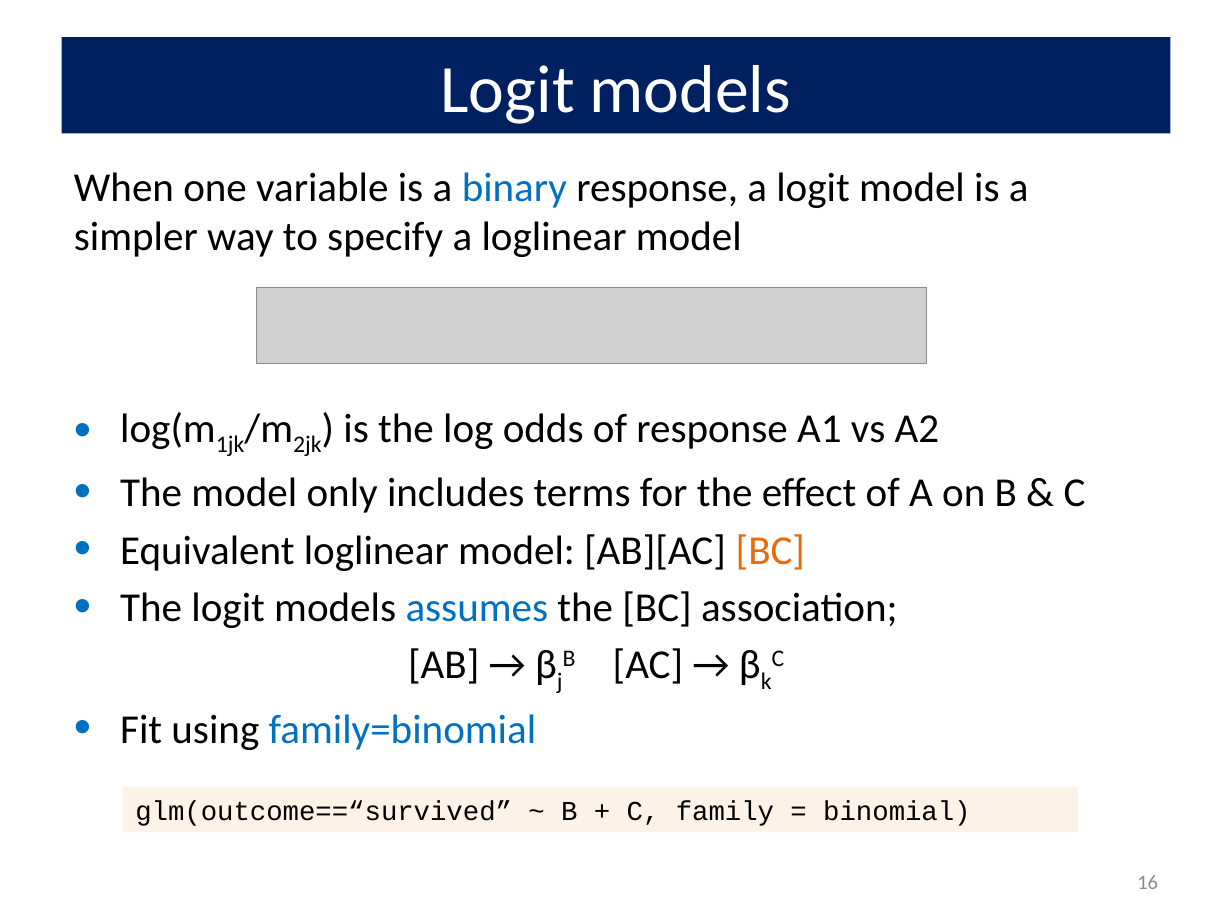
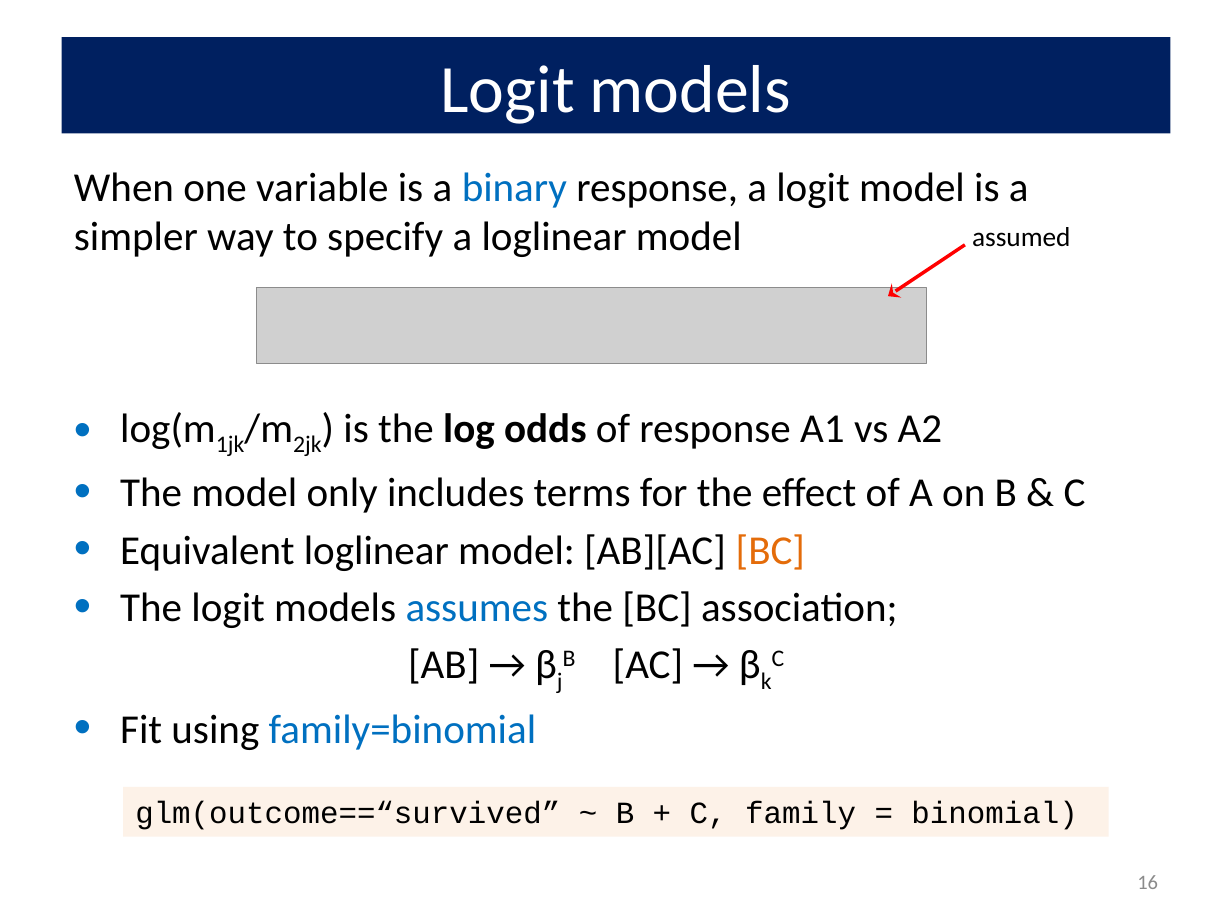
Before and after one commit to friendly/psy6136, a slide deck: slide 16 of docs/lectures/04-Loglin.pptx. Drawn at 1232x924 pixels with LibreOffice and Linux fonts; fonts in the diff are those of the drawing; grey boxes stand for pictures. Boxes give left, top, right and bottom in pixels: in the first picture for what was removed or moved away, otherwise in the second. Text is boxed around its words. In the diff, an @@ line names an element or a change of style, - is before the commit and + after.

```diff
--- a/docs/lectures/04-Loglin.pptx
+++ b/docs/lectures/04-Loglin.pptx
@@ text added at [972, 227, 1070, 247], 16 pt, text #000000 @@
+assumed
@@ arrow added from (965, 245) to (888, 296), #FF0000 2 pt @@
@@ text at [120, 412, 943, 449]: bold on in "log odds" @@
@@ rectangle "glm(outcome==“survived” ~ B + C, ...": place and size @@
-rectangle "glm(outcome==“survived” ~ B + C, ..." at [123, 787, 1078, 833]
+rectangle "glm(outcome==“survived” ~ B + C, ..." at [123, 787, 1109, 837]
@@ rectangle "glm(outcome==“survived” ~ B + C, ..." at [123, 787, 1109, 837]: size 16 to 18 pt @@
```
Also in this commit, not shown: 25 other slides changed, 3 slides added, 15 other files.
